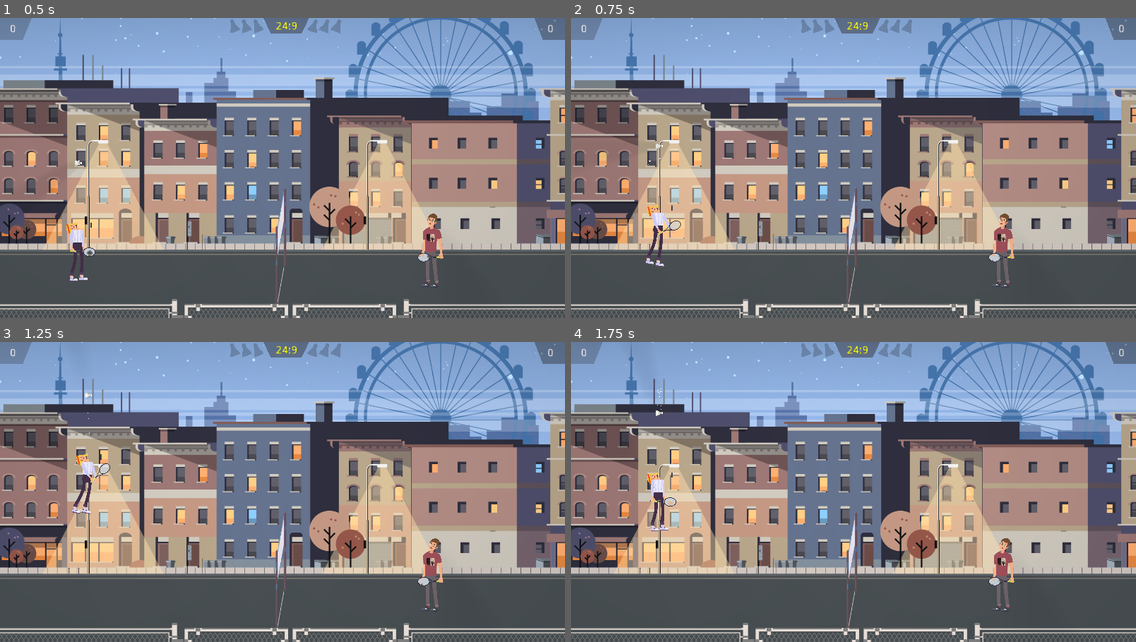
Above: before the commit, frames 1-4 (two rows, left to right).
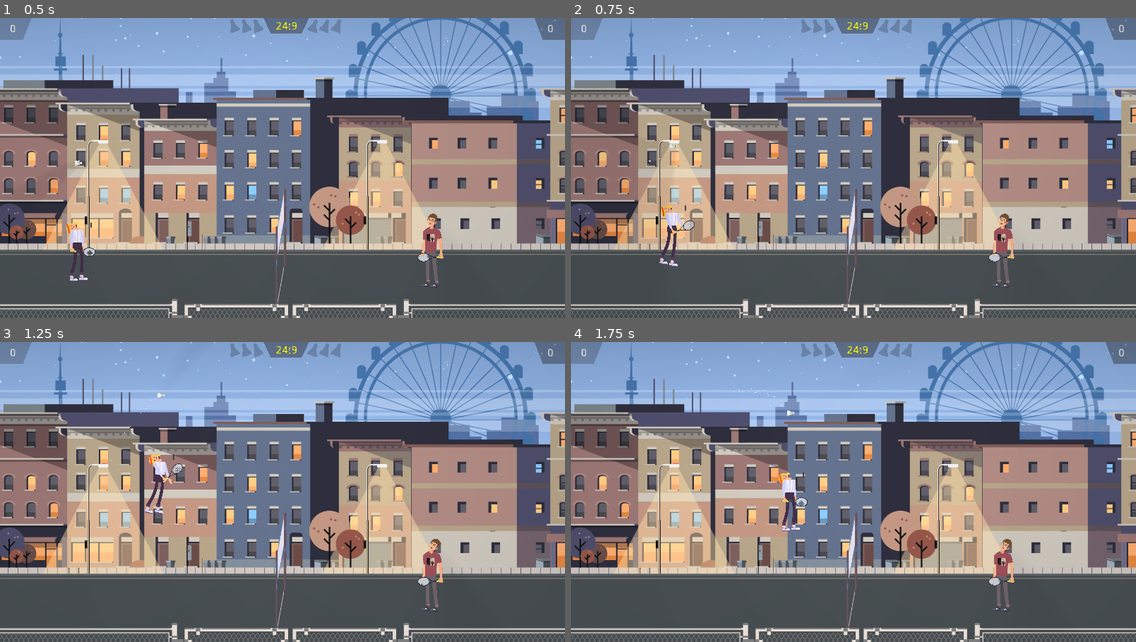
Above: after the commit, the same moments.

Repository: h00g3/midnightbadminton
Game: Godot game, scene res://scenes/MainLevel.tscn
The game is run twice, just before and just after one commit, with the same random seed, the same clock (stepped at 60 frames per second) and the same inputs.
Inputs:
- Up to frame 1 (0.5 s): no input
- Up to frame 2 (0.75 s): tap Enter at 0.5 s; hold D (2_right) from 0.53 s (still down); tap W (2_up) at 0.6 s
- Up to frame 3 (1.25 s): keep holding D (2_right); tap W (2_up) at 0.77, 1.07 s
- Up to frame 4 (1.75 s): keep holding D (2_right); tap W (2_up) at 1.35, 1.52 s

Frame 1 is identical in both runs. In frame 2, 0.7% of the frame differs, in the area x 13-78%, y 41-84%; in frame 3, 0.8%; in frame 4, 0.9%, in the area x 13-78%, y 15-71%.

Commit message:
Fix jump right issue with Fanny character

Diff:
--- a/src/PlayerF.gd
+++ b/src/PlayerF.gd
@@ -23,26 +23,17 @@
 func _Steuerung(delta):
 
 	# movement inputs
-	if Input.is_action_pressed("2_right") and is_on_floor():
-
+	if Input.is_action_pressed("2_right"):
 		vel.x = max(vel.x+speed, ACCELERATION)
-		Walk()
+		if is_on_floor():
+			Walk()
 	elif Input.is_action_pressed("2_left") :
 		vel.x = min(vel.x-speed, -ACCELERATION)
-		Walk()
+		if is_on_floor():
+			Walk()
 	else:
 		if is_on_floor() and state_machine.get_current_node() == ("Walking"):
 			state_machine.travel("Idle")
-
-	# jump input
-#	if Input.is_action_just_pressed("2_up"):
-#		if doublejump_zaehler:
-#			doublejump_zaehler = false
-#		else
-#			doublejump_zaehler = true
-#		vel.y -= jumpForce
-#		Jump()
-#		if is_on_floor():
 
 	if Input.is_action_just_pressed("2_up"):
 		if is_on_floor():
